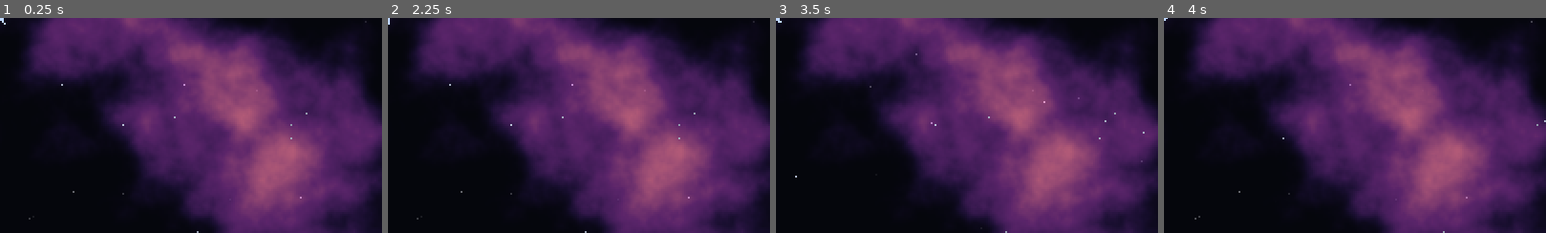
Above: before the commit, frames 1-4 (left to right).
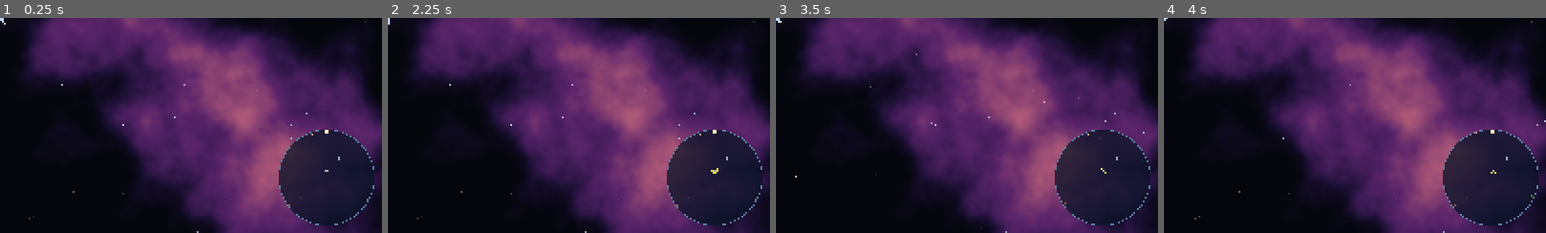
Above: after the commit, the same moments.

Repository: jarrad-h/Terminal_Velocity
Game: Godot game, scene res://scenes/system.tscn
The game is run twice, just before and just after one commit, with the same random seed, the same clock (stepped at 60 frames per second) and the same inputs.
Inputs:
- Up to frame 1 (0.25 s): no input
- Up to frame 2 (2.25 s): tap Enter at 0.5, 2 s; hold Right (turn_right) 0.53-1.28 s; hold Space (fire_primary) 0.53-1.28 s; hold Down (reverse) 1.28-2.03 s; tap F (fire_secondary) at 1.35 s; hold Right (turn_right) from 2.03 s (still down); hold Tab (target_cycle) from 2.03 s (still down)
- Up to frame 3 (3.5 s): tap Space (fire_primary) at 2.75 s; release Right (turn_right) at 2.78 s; release Tab (target_cycle) at 2.78 s; hold Up (thrust) from 2.78 s (still down); tap R (target_nearest) at 2.85 s
- Up to frame 4 (4 s): release Up (thrust) at 3.53 s; hold Left (turn_left) from 3.53 s (still down); hold Space (fire_primary) from 3.53 s (still down)
The pictures show only the part of the screen within x 50-100%, y 50-100%; the shares and areas given below are measured in that part.

The runs differ from the first frame. In frame 1, 8.2% of the frame differs, in the area x 73-98%, y 52-97%; in frame 2, 8.2%; in frame 3, 8.2%; in frame 4, 8.3%.

Commit message:
H2: radar in the bottom-right corner centred on the player
Shows ships coloured by government (neutral when none), system objects
(rim pips beyond range), the selected target ringed, and scenery only for
types with radar: true (large_asteroid, derelict_hull), read from a list
LocalSpace keeps as chunks load, unload and scenery is destroyed. Size,
range, margin and colours come from game.json and are validated.

Co-Authored-By: Claude Opus 5.5 <noreply@anthropic.com>
Claude-Session: https://claude.ai/code/session_013KYWppx9gL7PY4dFLZkH3u

Diff:
--- a/data/game.json
+++ b/data/game.json
@@ -8,6 +8,19 @@
   "local_space": {
     "chunk_size": 1024
   },
+  "radar": {
+    "size": 200,
+    "range": 3000,
+    "margin": 16,
+    "colours": {
+      "background": "#0a1426c0",
+      "rim": "#5a7aa0",
+      "player": "#ffffff",
+      "neutral": "#b0b0b0",
+      "target": "#ffee40",
+      "scenery": "#8a7a68"
+    }
+  },
   "debug": {
     "time_scales": [0.25, 0.5, 1, 2, 4],
     "velocity_vector_seconds": 0.5,
--- a/scripts/data/data_loader.gd
+++ b/scripts/data/data_loader.gd
@@ -16,6 +16,9 @@
 	"system": "test_nebula",
 	"camera": {"zoom": 1.0, "smoothing_speed": 0.0},
 	"local_space": {"chunk_size": 1024.0},
+	"radar": {"size": 200.0, "range": 3000.0, "margin": 16.0, "colours": {
+		"background": "#0a1426c0", "rim": "#5a7aa0", "player": "#ffffff",
+		"neutral": "#b0b0b0", "target": "#ffee40", "scenery": "#8a7a68"}},
 	"debug": {"time_scales": [0.25, 0.5, 1.0, 2.0, 4.0], "velocity_vector_seconds": 0.5,
 		"spawn_distance": 350.0, "spawn_at_start": []},
 }
@@ -100,6 +103,12 @@
 	var reader := DefReader.new(data_set.settings, SETTINGS_FILE, errors)
 	reader.ref("player_ship", "ships")
 	reader.ref("system", "systems")
+	var radar: DefReader = reader.object("radar")
+	for key: String in ["size", "range", "margin"]:
+		radar.number(key, 0.0, false, 0.0)
+	var colours: DefReader = radar.object("colours")
+	for key: String in SETTINGS_DEFAULTS["radar"]["colours"]:
+		colours.colour(key)
 	for spawn: DefReader in reader.object("debug").objects("spawn_at_start"):
 		spawn.ref("ship", "ships", "", true)
 		spawn.ref("government", "governments")
--- a/scripts/ui/hud.gd
+++ b/scripts/ui/hud.gd
@@ -1,9 +1,15 @@
 class_name Hud
 extends CanvasLayer
-## Minimal HUD for milestone 3: player shield/armour (H1) and the selected
-## target's name, shield and armour (C8). Polished in milestone 6.
+## Minimal HUD for milestone 3: player shield/armour (H1), the selected
+## target's name, shield and armour (C8) and the radar (H2). Polished in M6.
 
-var player: Ship = null
+var player: Ship = null:
+	set(value):
+		player = value
+		if radar != null:
+			radar.player = value
+
+var radar: Radar
 
 var _player_shield: ProgressBar
 var _player_armor: ProgressBar
@@ -16,6 +22,13 @@
 
 func _ready() -> void:
 	layer = 10
+	if not DataRegistry.load_errors.is_empty():
+		set_process(false)
+		return
+	radar = Radar.new()
+	add_child(radar)
+	radar.configure(DataRegistry.settings["radar"])
+	DataRegistry.data_reloaded.connect(func() -> void: radar.configure(DataRegistry.settings["radar"]))
 	var box := VBoxContainer.new()
 	box.set_anchors_and_offsets_preset(Control.PRESET_TOP_RIGHT)
 	box.offset_left = -240.0
--- /dev/null
+++ b/scripts/ui/radar.gd
@@ -0,0 +1,75 @@
+class_name Radar
+extends Control
+## H2: a round radar in the bottom-right corner, centred on the player.
+## Ships are coloured by government (hostility arrives in M4); system objects
+## beyond range sit on the rim as hollow pips; scenery appears only for types
+## with radar: true, read from LocalSpace's short list rather than by scanning
+## every scenery node. Size, range and colours come from game.json "radar".
+
+var player: Ship = null
+var _range: float = 3000.0
+var _radius: float = 90.0
+var _colours: Dictionary = {}
+
+
+func configure(settings: Dictionary) -> void:
+	_radius = float(settings["size"]) / 2.0
+	_range = float(settings["range"])
+	var margin: float = float(settings["margin"])
+	_colours = {}
+	for key: String in settings["colours"]:
+		_colours[key] = Color.html(settings["colours"][key])
+	set_anchors_and_offsets_preset(Control.PRESET_BOTTOM_RIGHT)
+	offset_left = -margin - _radius * 2.0
+	offset_top = -margin - _radius * 2.0
+	offset_right = -margin
+	offset_bottom = -margin
+	mouse_filter = Control.MOUSE_FILTER_IGNORE
+
+
+func _process(_delta: float) -> void:
+	queue_redraw()
+
+
+func _draw() -> void:
+	var centre := Vector2(_radius, _radius)
+	draw_circle(centre, _radius, _colours["background"])
+	draw_arc(centre, _radius, 0.0, TAU, 64, _colours["rim"], 1.5)
+	if player == null or not is_instance_valid(player):
+		return
+	var origin: Vector2 = player.global_position
+	var scene: Node = get_tree().get_first_node_in_group(&"system_scene")
+	if scene != null and scene.system != null:
+		for obj: SystemObjectDef in scene.system.objects:
+			var p: Vector2 = _to_radar(obj.position - origin)
+			if p.length() > _radius - 3.0:
+				draw_arc(centre + p.limit_length(_radius - 4.0), 3.0, 0.0, TAU, 12, obj.colour, 1.5)
+			else:
+				draw_circle(centre + p, clampf(obj.radius / _range * _radius, 3.0, 8.0), obj.colour)
+		for scenery: Scenery in scene.local_space.radar_objects():
+			if is_instance_valid(scenery):
+				_dot(centre, _to_radar(scenery.global_position - origin), 1.5, _colours["scenery"])
+	var target: Ship = player.get_target()
+	for node: Node in get_tree().get_nodes_in_group(&"ships"):
+		var ship: Ship = node
+		if ship == player or not ship.visible:
+			continue
+		var p: Vector2 = _to_radar(ship.global_position - origin)
+		_dot(centre, p, 2.5, _ship_colour(ship))
+		if ship == target and p.length() <= _radius:
+			draw_arc(centre + p, 6.0, 0.0, TAU, 16, _colours["target"], 1.5)
+	draw_circle(centre, 2.5, _colours["player"])
+
+
+func _to_radar(offset: Vector2) -> Vector2:
+	return offset / _range * _radius
+
+
+func _dot(centre: Vector2, p: Vector2, size: float, colour: Color) -> void:
+	if p.length() <= _radius - size:
+		draw_rect(Rect2(centre + p - Vector2(size, size), Vector2(size, size) * 2.0), colour)
+
+
+func _ship_colour(ship: Ship) -> Color:
+	var gov: GovernmentDef = DataRegistry.get_government(ship.government) if ship.government != "" else null
+	return gov.colour if gov != null else _colours["neutral"]
--- a/tests/smoke_system.gd
+++ b/tests/smoke_system.gd
@@ -201,6 +201,10 @@
 		if (node as Scenery).def.id == "derelict_hull":
 			hulls += 1
 	_check(hulls > 0, "graveyard ring has derelict hulls")
+	var radar_list: Array[Scenery] = local_space.radar_objects()
+	_check(radar_list.size() > 0 and radar_list.all(func(sc: Scenery) -> bool: return sc.def.radar), "radar lists only radar: true scenery (H2)")
+	var hud: Hud = scene_root.hud
+	_check(hud.radar != null and hud.radar.player == player, "radar follows the player (H2)")
 	_check(not _debug.switch_system("nowhere"), "unknown system is refused")
 	_check(local_space.destroyed.size() == 0, "destroyed set cleared on system change")
 	await _frames(5)
Not shown, added: scripts/ui/radar.gd.uid
Not shown, changed: data/README.md
